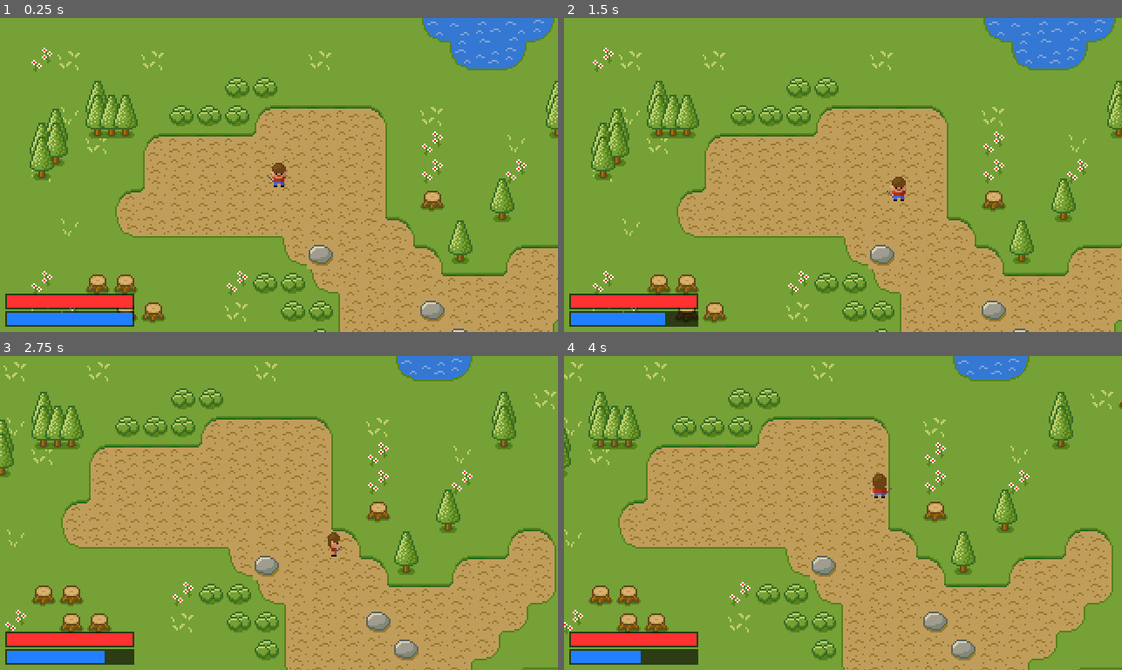
Above: before the commit, frames 1-4 (two rows, left to right).
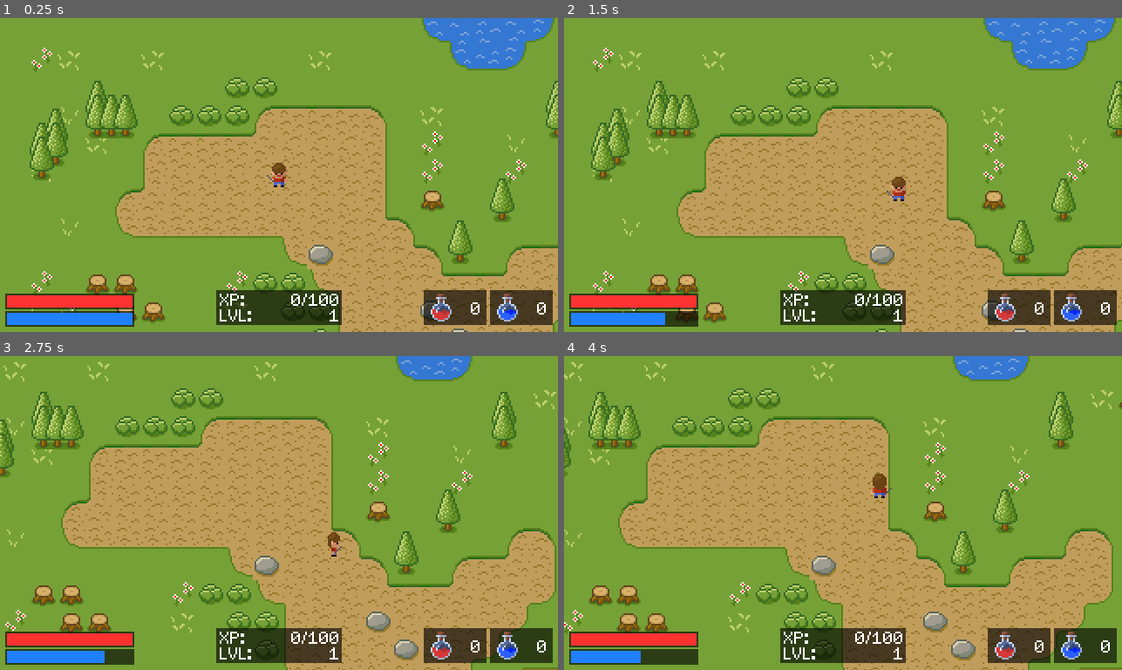
Above: after the commit, the same moments.

Repository: xvcrimsajadevx/Godot-Projects
Game: Godot game, scene res://Scenes/Main.tscn
Same seed, same stepped clock (60 frames per second), same inputs: the game is played once before the commit and once after it.
Inputs:
- Up to frame 1 (0.25 s): no input
- Up to frame 2 (1.5 s): tap Enter at 0.5 s; hold Right (ui_right) 0.53-1.28 s; hold Space (attack) 0.53-1.28 s; hold Down (ui_down) from 1.28 s (still down); tap M (fireball) at 1.35 s
- Up to frame 3 (2.75 s): release Down (ui_down) at 2.03 s; hold Right (ui_right) from 2.03 s (still down); hold Space (attack) from 2.03 s (still down)
- Up to frame 4 (4 s): release Right (ui_right) at 2.78 s; release Space (attack) at 2.78 s; hold Up (ui_up) 2.78-3.53 s; tap M (fireball) at 2.85 s; hold Left (ui_left) from 3.53 s (still down); hold Space (attack) from 3.53 s (still down)

The runs differ from the first frame. In frame 1, 5.0% of the frame differs, in the area x 38-100%, y 86-98%; in frame 2, 5.0%; in frame 3, 5.0%; in frame 4, 5.0%.

Commit message:
SimpleRPG - Simple user intercaes

Diff:
--- /dev/null
+++ b/SimpleRPG/Fonts/Font.tres
@@ -0,0 +1,7 @@
+[gd_resource type="DynamicFont" load_steps=2 format=2]
+
+[ext_resource path="res://Fonts/Schrödinger.ttf" type="DynamicFontData" id=1]
+
+[resource]
+size = 10
+font_data = ExtResource( 1 )
--- a/SimpleRPG/Scenes/Main.tscn
+++ b/SimpleRPG/Scenes/Main.tscn
@@ -36,6 +36,8 @@
 [ext_resource path="res://Entities/Player/player_right_idle_1.png" type="Texture" id=34]
 [ext_resource path="res://GUI/HeathBar.gd" type="Script" id=35]
 [ext_resource path="res://GUI/ManaBar.gd" type="Script" id=36]
+[ext_resource path="res://Fonts/Font.tres" type="DynamicFont" id=37]
+[ext_resource path="res://GUI/potions.png" type="Texture" id=38]
 
 [sub_resource type="SpriteFrames" id=2]
 animations = [ {
@@ -122,6 +124,9 @@
 
 [sub_resource type="RectangleShape2D" id=1]
 extents = Vector2( 5, 7 )
+
+[sub_resource type="Theme" id=3]
+default_font = ExtResource( 37 )
 
 [node name="Root" type="Node"]
 
@@ -190,6 +195,91 @@
 margin_bottom = 8.0
 color = Color( 0.129412, 0.501961, 1, 1 )
 
+[node name="XP" type="ColorRect" parent="CanvasLayer"]
+margin_left = 124.0
+margin_top = 156.0
+margin_right = 196.0
+margin_bottom = 176.0
+color = Color( 0, 0, 0, 0.627451 )
+
+[node name="LabelXP" type="Label" parent="CanvasLayer/XP"]
+margin_left = 2.0
+margin_top = 1.0
+margin_right = 22.0
+margin_bottom = 11.0
+theme = SubResource( 3 )
+text = "XP:"
+
+[node name="ValueXP" type="Label" parent="CanvasLayer/XP"]
+margin_left = 21.0
+margin_top = 1.0
+margin_right = 71.0
+margin_bottom = 11.0
+theme = SubResource( 3 )
+text = "0/100"
+align = 2
+
+[node name="LabelLevel" type="Label" parent="CanvasLayer/XP"]
+margin_left = 2.0
+margin_top = 10.0
+margin_right = 22.0
+margin_bottom = 20.0
+theme = SubResource( 3 )
+text = "LVL:"
+
+[node name="ValueLevel" type="Label" parent="CanvasLayer/XP"]
+margin_left = 21.0
+margin_top = 10.0
+margin_right = 71.0
+margin_bottom = 20.0
+theme = SubResource( 3 )
+text = "1"
+align = 2
+
+[node name="HealthPotions" type="ColorRect" parent="CanvasLayer"]
+margin_left = 243.0
+margin_top = 156.0
+margin_right = 279.0
+margin_bottom = 176.0
+color = Color( 0, 0, 0, 0.627451 )
+
+[node name="Sprite" type="Sprite" parent="CanvasLayer/HealthPotions"]
+position = Vector2( 10, 10 )
+texture = ExtResource( 38 )
+region_enabled = true
+region_rect = Rect2( 0, 0, 16, 16 )
+
+[node name="Label" type="Label" parent="CanvasLayer/HealthPotions"]
+margin_left = 19.0
+margin_top = 6.0
+margin_right = 33.0
+margin_bottom = 16.0
+custom_fonts/font = ExtResource( 37 )
+text = "0"
+align = 2
+
+[node name="ManaPotions" type="ColorRect" parent="CanvasLayer"]
+margin_left = 281.0
+margin_top = 156.0
+margin_right = 317.0
+margin_bottom = 176.0
+color = Color( 0, 0, 0, 0.627451 )
+
+[node name="Sprite" type="Sprite" parent="CanvasLayer/ManaPotions"]
+position = Vector2( 10, 10 )
+texture = ExtResource( 38 )
+region_enabled = true
+region_rect = Rect2( 16, 0, 16, 16 )
+
+[node name="Label" type="Label" parent="CanvasLayer/ManaPotions"]
+margin_left = 19.0
+margin_top = 6.0
+margin_right = 33.0
+margin_bottom = 16.0
+custom_fonts/font = ExtResource( 37 )
+text = "0"
+align = 2
+
 [connection signal="player_stats_changed" from="Player" to="CanvasLayer/Heath" method="_on_Player_player_stats_changed"]
 [connection signal="player_stats_changed" from="Player" to="CanvasLayer/Mana" method="_on_Player_player_stats_changed"]
 [connection signal="animation_finished" from="Player/Sprite" to="Player" method="_on_Sprite_animation_finished"]
Binary file added: SimpleRPG/Fonts/Schrödinger.ttf
Binary file added: SimpleRPG/GUI/potions.png
Not shown, added: SimpleRPG/GUI/potions.png.import
Not shown: 1 places in SimpleRPG/Scenes/Main.tscn that only renumber resources
